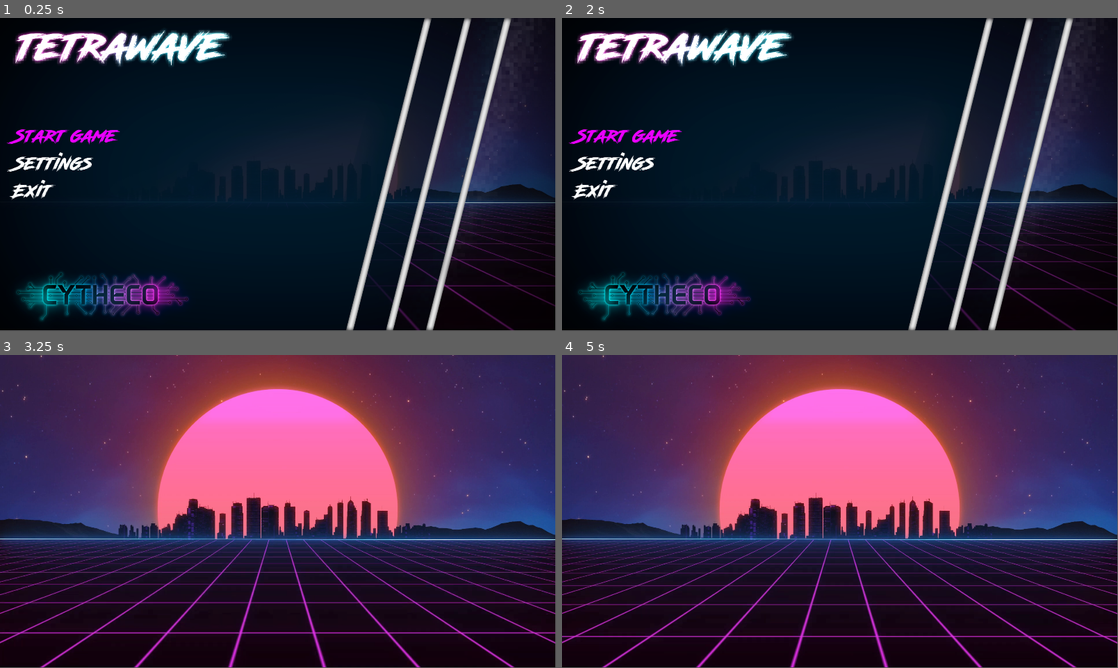
Above: before the commit, frames 1-4 (two rows, left to right).
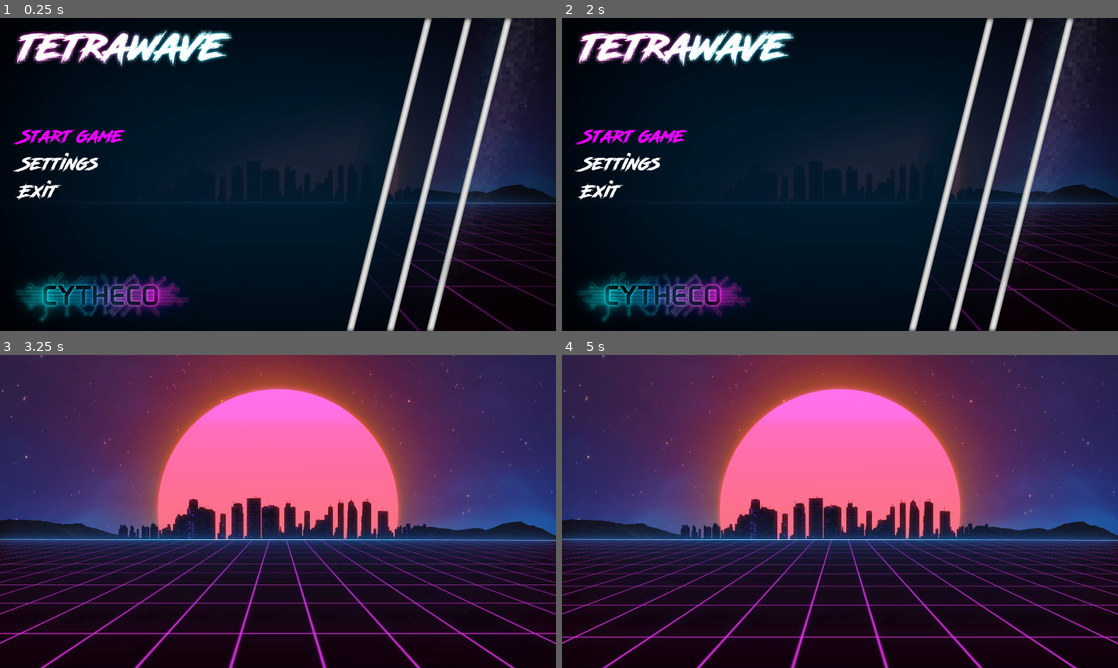
Above: after the commit, the same moments.

Repository: Cydeamon/BlockWave
Game: Godot game, scene res://Main.tscn
Two runs of this game, one before a commit and one after it. Both use one fixed random seed, a clock stepped at 60 frames per second and the inputs below. Sound files missing from this copy of the repository are replaced by a short silence.
Inputs:
- Up to frame 1 (0.25 s): no input
- Up to frame 2 (2 s): no input
- Up to frame 3 (3.25 s): tap Enter at 2 s
- Up to frame 4 (5 s): tap Space at 4.25 s
In our replay, the window is 799x449 before the commit and 800x450 after it. These sizes can differ from the game's own. Grey fills any space a smaller window leaves; there, only what the larger window draws over its background counts as a difference.

The runs differ from the first frame. In frame 1, 5.8% of the frame differs, in the area x 1-100%, y 0-100%; in frame 2, 5.8%; in frame 3, 6.1%; in frame 4, 6.2%, in the area x 0-100%, y 0-100%.

Commit message:
Window resize fix. Game field generation. Small level fixes

Diff:
--- a/Main.tscn
+++ b/Main.tscn
@@ -30,6 +30,8 @@
 [ext_resource path="res://assets/next.png" type="Texture" id=28]
 [ext_resource path="res://assets/sounds/menu_music.wav" type="AudioStream" id=29]
 [ext_resource path="res://assets/levelup.png" type="Texture" id=30]
+[ext_resource path="res://assets/fonts/Road_Rage.ttf" type="DynamicFontData" id=32]
+[ext_resource path="res://assets/GameFieldCells.tscn" type="PackedScene" id=34]
 
 [sub_resource type="SpriteFrames" id=1]
 animations = [ {
@@ -39,52 +41,88 @@
 "speed": 30.0
 } ]
 
+[sub_resource type="DynamicFont" id=2]
+size = 32
+font_data = ExtResource( 32 )
+
 [node name="MainScene" type="Node2D"]
 script = ExtResource( 27 )
 
 [node name="bg_animation" type="AnimatedSprite" parent="."]
-position = Vector2( 960, 540 )
 frames = SubResource( 1 )
 frame = 8
 playing = true
+centered = false
 
 [node name="Game" type="Node2D" parent="."]
 visible = false
 
 [node name="UI" type="Node2D" parent="Game"]
 
-[node name="Sprite" type="Sprite" parent="Game/UI"]
-position = Vector2( 1356, 244 )
+[node name="Next" type="Node2D" parent="Game/UI"]
+position = Vector2( -25, -116 )
+
+[node name="next_figure" parent="Game/UI/Next" instance=ExtResource( 34 )]
+position = Vector2( 1259, 198 )
+number_of_rows = 2
+number_of_cells_in_row = 4
+
+[node name="Next" type="Sprite" parent="Game/UI/Next"]
+position = Vector2( 1359, 244 )
 texture = ExtResource( 28 )
 
+[node name="text_info" type="Label" parent="Game/UI"]
+margin_left = 1236.0
+margin_top = 227.0
+margin_right = 1397.0
+margin_bottom = 401.0
+custom_fonts/font = SubResource( 2 )
+text = "Score: 0
+Lines: 0
+Level: 1"
+
 [node name="Effects" type="Node2D" parent="Game"]
+visible = false
 
 [node name="levelup" type="Sprite" parent="Game/Effects"]
 position = Vector2( 960, 540 )
 texture = ExtResource( 30 )
 
+[node name="GameField" type="Node2D" parent="Game"]
+position = Vector2( 700, 50 )
+
+[node name="gamefield_bg" type="ColorRect" parent="Game/GameField"]
+margin_right = 500.0
+margin_bottom = 978.0
+color = Color( 0, 0.443137, 0.501961, 1 )
+
+[node name="GameFieldCells" parent="Game/GameField" instance=ExtResource( 34 )]
+number_of_rows = 20
+number_of_cells_in_row = 10
+
 [node name="Menu" type="Node2D" parent="."]
 
 [node name="bg_gameover" type="Sprite" parent="Menu"]
 visible = false
-position = Vector2( 960, 540 )
 texture = ExtResource( 2 )
+centered = false
 
 [node name="bg_menu" type="Sprite" parent="Menu"]
-position = Vector2( 960, 540 )
 texture = ExtResource( 3 )
+centered = false
 
 [node name="logo" type="Sprite" parent="Menu"]
-position = Vector2( 424, 105 )
+position = Vector2( 49, 33 )
 scale = Vector2( 0.480417, 0.480417 )
 texture = ExtResource( 4 )
+centered = false
 
 [node name="menu_options" type="ItemList" parent="Menu"]
 anchor_top = 0.5
 anchor_bottom = 0.5
-margin_left = 48.0
+margin_left = 69.0
 margin_top = 362.0
-margin_right = 769.0
+margin_right = 790.0
 margin_bottom = 757.5
 rect_clip_content = false
 theme = ExtResource( 1 )
--- /dev/null
+++ b/assets/Cell.tscn
@@ -0,0 +1,16 @@
+[gd_scene load_steps=2 format=2]
+
+[ext_resource path="res://assets/tetrisBlock.png" type="Texture" id=1]
+
+[node name="Cell" type="Node2D"]
+position = Vector2( 1282, 225 )
+
+[node name="cell_color" type="ColorRect" parent="."]
+margin_top = -1.0
+margin_right = 50.0
+margin_bottom = 49.0
+color = Color( 0, 0, 0, 1 )
+
+[node name="cell_image_on_top" type="Sprite" parent="."]
+position = Vector2( 24, 24 )
+texture = ExtResource( 1 )
--- /dev/null
+++ b/assets/GameFieldCells.tscn
@@ -0,0 +1,6 @@
+[gd_scene load_steps=2 format=2]
+
+[ext_resource path="res://src/GameFieldCells.gd" type="Script" id=1]
+
+[node name="GameFieldCells" type="Node2D"]
+script = ExtResource( 1 )
--- a/project.godot
+++ b/project.godot
@@ -19,7 +19,10 @@
 window/size/width=1920
 window/size/height=1080
 window/size/resizable=false
-window/size/borderless=true
+window/size/test_width=1280
+window/size/test_height=720
+window/stretch/mode="viewport"
+window/stretch/aspect="keep"
 
 [gui]
 
--- /dev/null
+++ b/src/GameFieldCells.gd
@@ -0,0 +1,25 @@
+extends Node2D
+
+export var number_of_rows: int
+export var number_of_cells_in_row: int
+
+var res_cell = preload("res://assets/Cell.tscn")
+
+func _ready():
+	create_cells()
+
+func create_cells():
+	var cell_width = 50
+	var cell_height = 50
+
+	for i in number_of_rows:
+		for j in number_of_cells_in_row:
+			var offset_x = j * cell_width
+			var offset_y = i * cell_height
+			var cell = res_cell.instance()
+
+			cell.name = "cell_" + str(i) + "_" + str(j)
+			cell.position.x = offset_x
+			cell.position.y = offset_y
+
+			add_child(cell)
Not shown: 1 places in Main.tscn that only renumber resources
